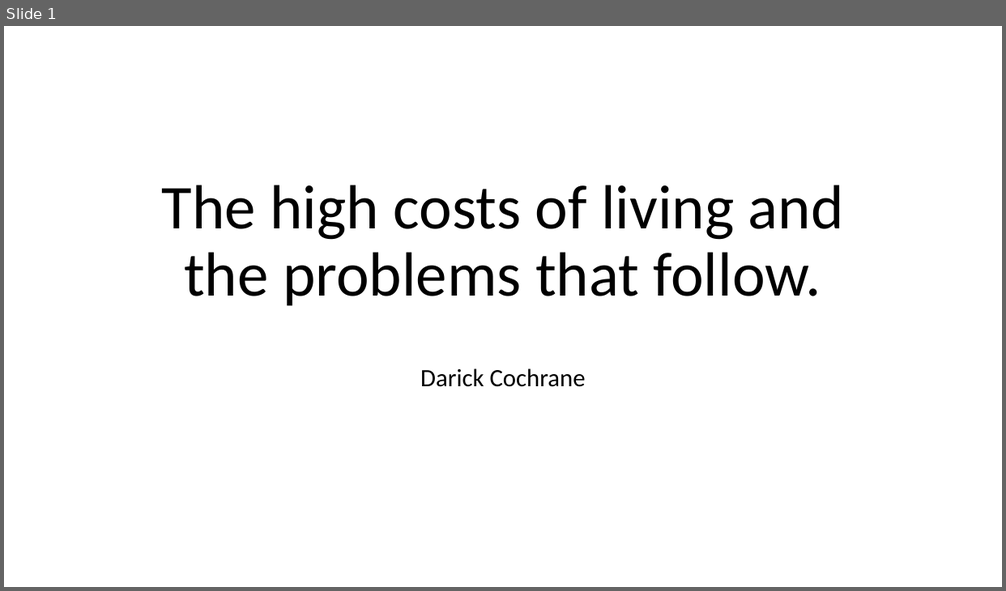
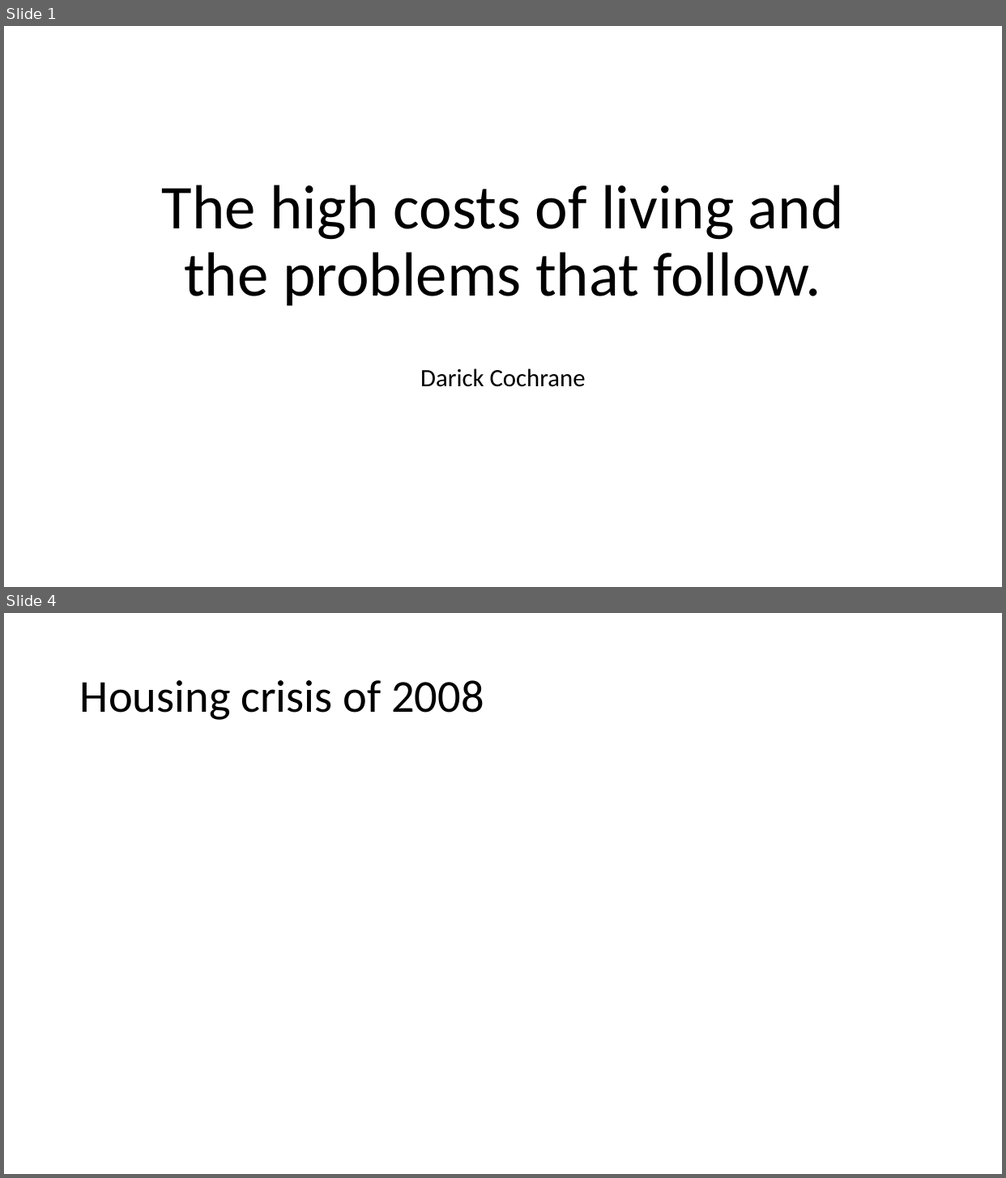
Before and after one commit to Sk1ttlelol/English-2010, a slide deck: costs of living A1.pptx. Shown one above the other, each under a label of ours: slide 1 before the commit, slides 1 and 4 after it; the slides between them are not shown. The pictures are 1006x591 and 1006x1178 pixels, drawn with LibreOffice and Linux fonts; fonts in the diff are those of the drawing. Boxes give left, top, right and bottom in pixels: in the first picture for what was removed or moved away, otherwise in the second. Text is boxed around its words. In the diff, an @@ line names an element or a change of style, - is before the commit and + after.

```diff
--- a/costs of living A1.pptx
+++ b/costs of living A1.pptx
@@ slide 4 added at (4, 613, 1002, 1174), background #FFFFFF @@
@@ title added at (80, 680, 484, 720), 44 pt, text #000000 @@
+Housing crisis of 2008
```
Also in this commit, not shown: 8 other slides added, 1 other file.
